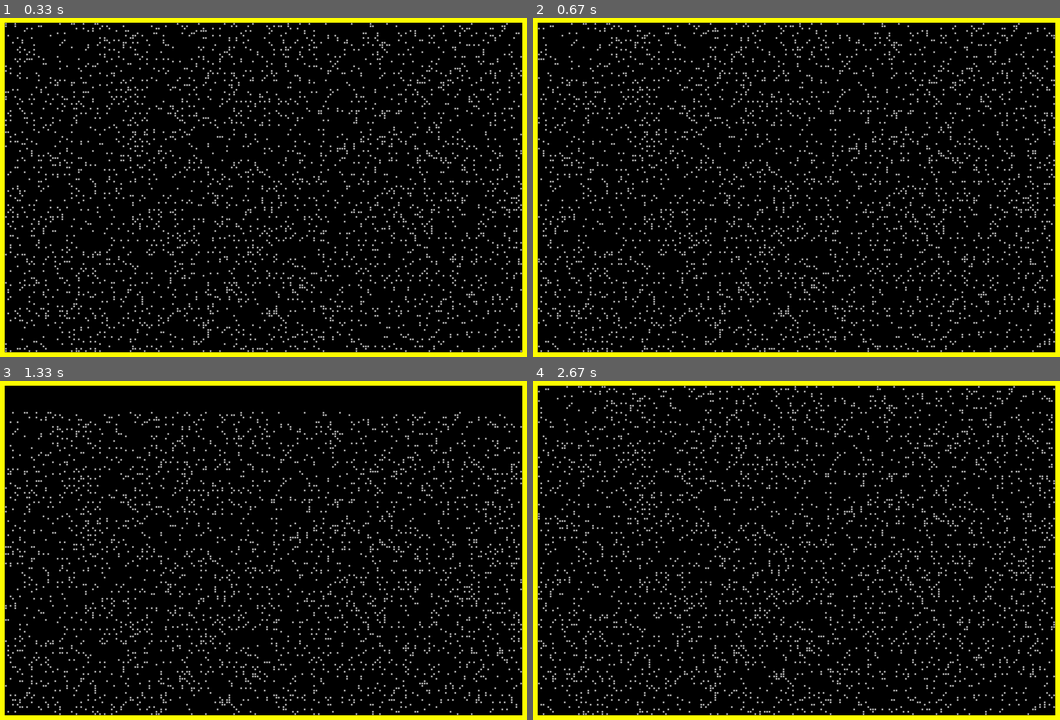
Above: before the commit, frames 1-4 (two rows, left to right).
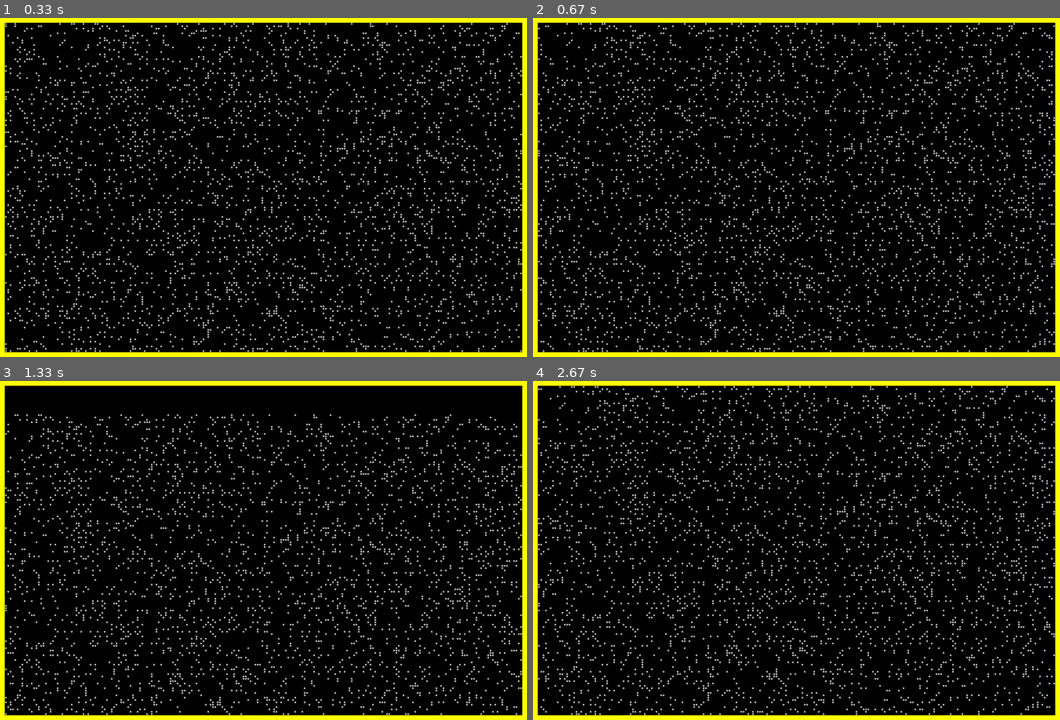
Above: after the commit, the same moments.

Repository: Paul-Asto/Conways-Game-of-Life-in-Python-PyGame
Game: pygame game, started from main.py
Two runs of this game, one before a commit and one after it. Both use one fixed random seed, a clock stepped at 60 frames per second and the inputs below.
Inputs:
- Up to frame 1 (0.33 s): no input
- Up to frame 2 (0.67 s): hold Right from 0.33 s (still down)
- Up to frame 3 (1.33 s): release Right at 0.8 s; hold Up 0.83-1.13 s; hold Right from 1.17 s (still down)
- Up to frame 4 (2.67 s): release Right at 1.63 s; hold Left 1.67-2.2 s; hold Down 2.23-2.53 s; hold Left from 2.57 s (still down)

Frame 1 is identical in both runs. In frame 2, 18% of the frame differs, in the area x 0-100%, y 1-99%; in frame 3, 17%; in frame 4, 18%.

Commit message:
Corrigiendo detalles de la implementacion

Diff:
--- a/demo_main.py
+++ b/demo_main.py
@@ -95,7 +95,7 @@
         if keyboard.is_pressed("right"):
             view_board.mov_coords(VECTOR_RIGHT)
 
-        await asyncio.sleep(0.01)
+        await asyncio.sleep(0.001)
 
 
 async def update_screen():
--- a/src/ui/app.py
+++ b/src/ui/app.py
@@ -19,7 +19,7 @@
         self.game: ConwayGame = game
         self.view_board: ViewBoard = view_board
         self.running: bool = True
-        self.running_game = False
+        self.running_game: bool = False
 
         self.mouse_in_pressed: bool = False
         self.ultimate_coord_mouse: tuple[int, int] = (0, 0)
@@ -56,17 +56,17 @@
                             self.game.switch_cell(coord_cell)
                             self.ultimate_coord_mouse = coord_rect
 
-            for coord_cell in  self.game.board.coords_off_active_cell:
-                self.view_board.load_view_rect(coord_cell, COLOR_WHITE)
+            self.view_board.big_surface.fill((0, 0, 0))
+            self.view_board.draw_cells(
+                *self.game.board.coords_off_active_cell,
+                color= COLOR_WHITE,
+            )
 
             # Dibujar la sub-superficie dentro de la pantalla principal
             self.view_board.load_view(self.screen)
 
             pg.display.flip()
             clock.tick(60)
-
-            for coord_cell in  self.game.board.coords_off_active_cell:
-                self.view_board.load_view_rect(coord_cell, COLOR_BLACK)
 
             await asyncio.sleep(0.1)
 
@@ -112,7 +112,7 @@
                 self.view_board.mov_coord_cursor(VECTOR_RIGHT)
 
 
-            await asyncio.sleep(0.01)
+            await asyncio.sleep(0.0001)
 
 
     async def iteration_game(self):
@@ -120,4 +120,4 @@
             if self.running_game:
                 self.game.next_turn()
 
-            await asyncio.sleep(0.05)
+            await asyncio.sleep(0.1)
--- a/src/ui/widgets.py
+++ b/src/ui/widgets.py
@@ -21,7 +21,7 @@
 
         self.zoom_factor: float = 1
         self.change_zoom_factor: float = 0.1
-        self.min_zoom: float = 0.75
+        self.min_zoom: float = 0.4
         self.max_zoom: float = 4
 
         self.coord_cursor: Coord = Coord(0, 0)
@@ -70,28 +70,10 @@
     def size_cell_x(self) -> int:
         return int(self.zoom_factor * self.init_size_cell_x)
 
-    def update_content(self):
-        for coord, rect in self.content.items():
-            y, x = coord
-            rect.left = x * self.size_cell_x
-            rect.top =  y * self.size_cell_y
-            rect.width = self.size_cell_x
-            rect.height = self.size_cell_y
-
-        if self.zoom_factor > 3:
-            for rect in self.content.values():
-                pg.draw.rect(self.big_surface, COLOR_BLACK, rect)
-                pg.draw.rect(self.big_surface, COLOR_WHITE, rect, 1)
-
-        else:
-            for rect in self.content.values():
-                pg.draw.rect(self.big_surface, COLOR_BLACK, rect)
-                pg.draw.rect(self.big_surface, COLOR_BLACK, rect, 1)
-
 
     def load_view(self, screen: pg.Surface):
-
-        self.view_surface.blit(self.big_surface, self.topleft_to_big)
+        scaled_surface = pg.transform.scale(self.big_surface, (self.size_big_x * self.zoom_factor, self.size_big_y * self.zoom_factor))
+        self.view_surface.blit(scaled_surface, self.topleft_to_big)
         screen.blit(self.view_surface, self.topleft_to_main)
 
 
@@ -121,41 +103,35 @@
 
         return self.content.get(new_coord, None)
 
+    def draw(self, color: tuple[int, int, int]):
+        for rect in self.content.values():
+            self.draw_rect(rect, color)
 
-    def load_view_rect(self, coord_cell: tuple[int, int] , color: tuple[int, int, int]):
-        rect: pg.Rect = self.get_rect(coord_cell)
+    def draw_cells(self, *coords_cells: tuple[int, int] , color: tuple[int, int, int]):
+        for coord_cell in coords_cells:
+            rect: pg.Rect = self.get_rect(coord_cell)
 
-        if rect == None:
-            return
+            if rect == None:
+                continue
 
-        self.draw_cell(rect, color)
+            self.draw_rect(rect, color)
 
-    def draw_cell(self, rect, color: tuple[int, int, int]):
+
+    def draw_rect(self, rect, color: tuple[int, int, int]):
         pg.draw.rect(self.big_surface, color, rect)
-
-        if self.zoom_factor > 3:
-            pg.draw.rect(self.big_surface, COLOR_WHITE, rect, 1)
-        else:
-            pg.draw.rect(self.big_surface, COLOR_BLACK, rect, 1)
+        pg.draw.rect(self.big_surface, COLOR_BLACK, rect, 1)
 
 
     def mov_coord_cursor(self, vector: Vector):
         self.coord_cursor.move(vector)
 
-
-
     def maximize_scale(self):
         new_zoom = self.zoom_factor + (self.zoom_factor * self.change_zoom_factor)
         self.zoom_factor = min( new_zoom, self.max_zoom)
-        self.update_content()
-
 
     def minimize_scale(self):
         new_zoom = self.zoom_factor - (self.zoom_factor * self.change_zoom_factor)
         self.zoom_factor = max(new_zoom, self.min_zoom)
-        self.update_content()
-
-
 
     def verify_click(self, coord: tuple[int, int]):
         rect = self.big_surface.get_rect(topleft = self.topleft_to_main)
